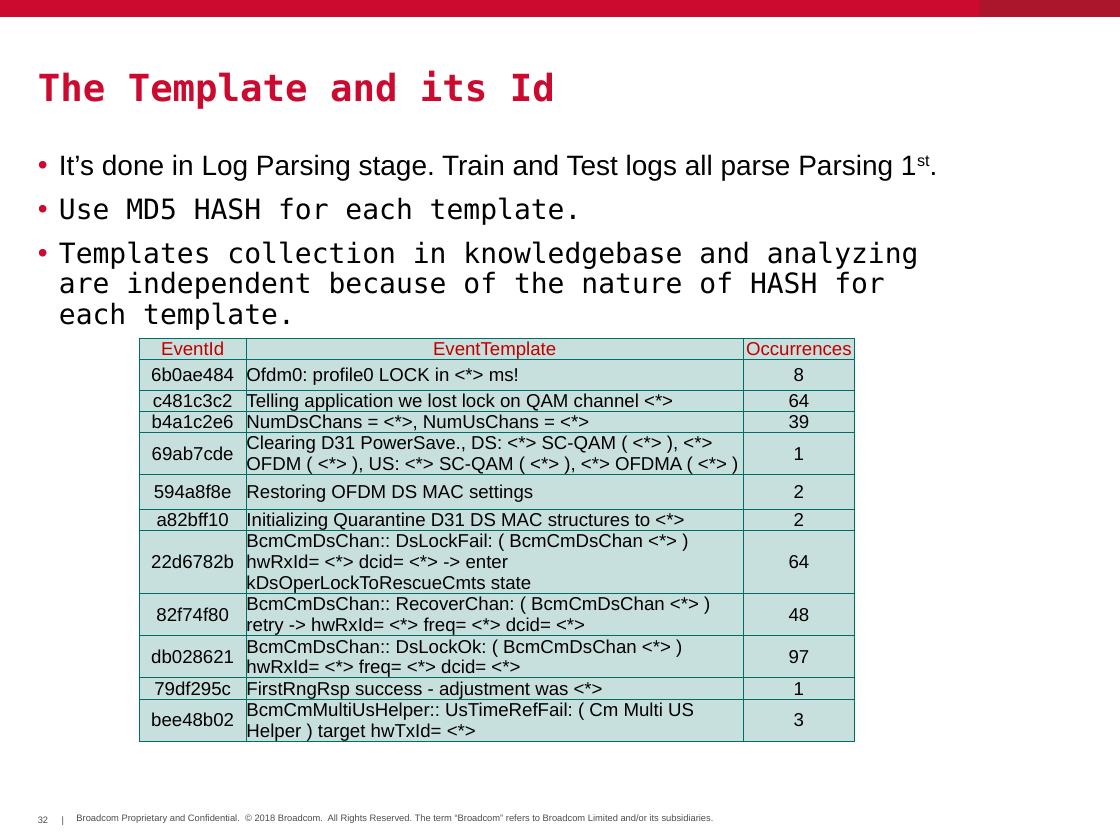
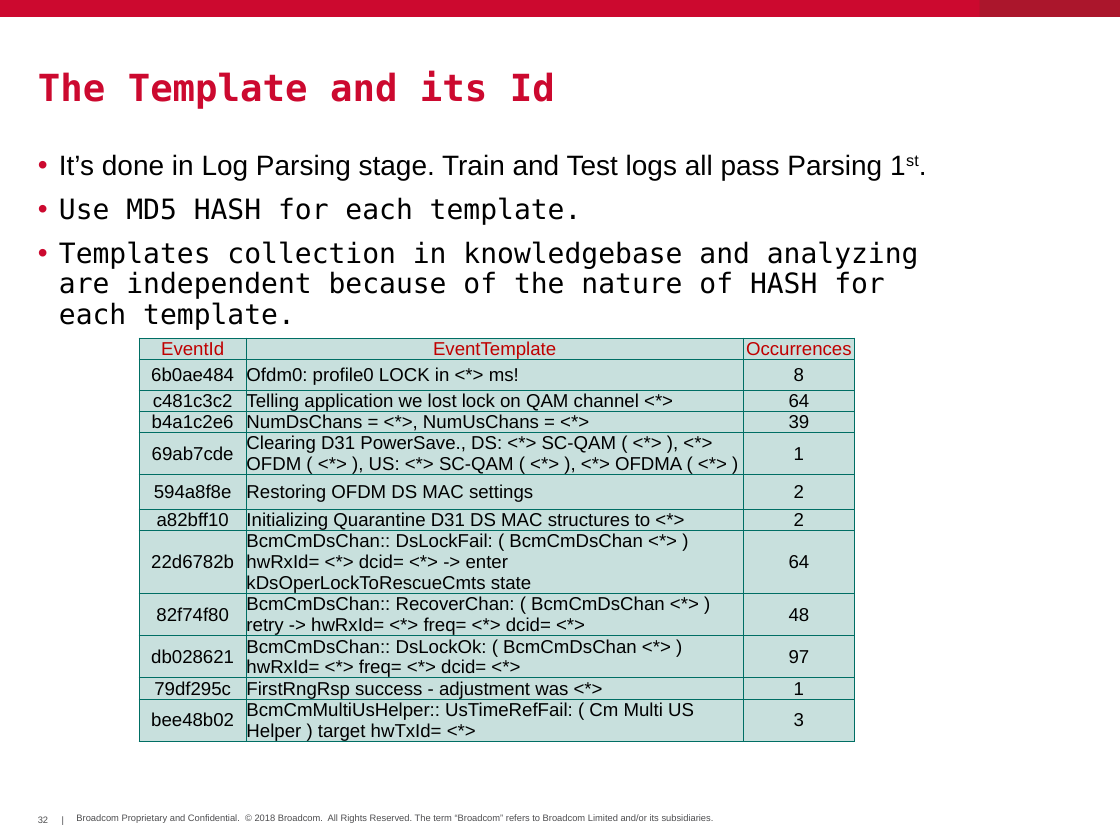
Before and after one commit to hayhan/loganalyzer, a slide deck: slide 32 of papers/LogAnalyzerIntro.pptx. Drawn at 1120x840 pixels with LibreOffice and Linux fonts; fonts in the diff are those of the drawing; background and template pictures are left out. Boxes give left, top, right and bottom in pixels: in the first picture for what was removed or moved away, otherwise in the second. Text is boxed around its words. In the diff, an @@ line names an element or a change of style, - is before the commit and + after.

```diff
--- a/papers/LogAnalyzerIntro.pptx
+++ b/papers/LogAnalyzerIntro.pptx
@@ text at (59, 154, 882, 180): text changed @@
-• It’s done in Log Parsing stage. Train and Test logs all parse Parsing 1st.
+• It’s done in Log Parsing stage. Train and Test logs all pass Parsing 1st.
```
Also in this commit, not shown: 4 other files.
